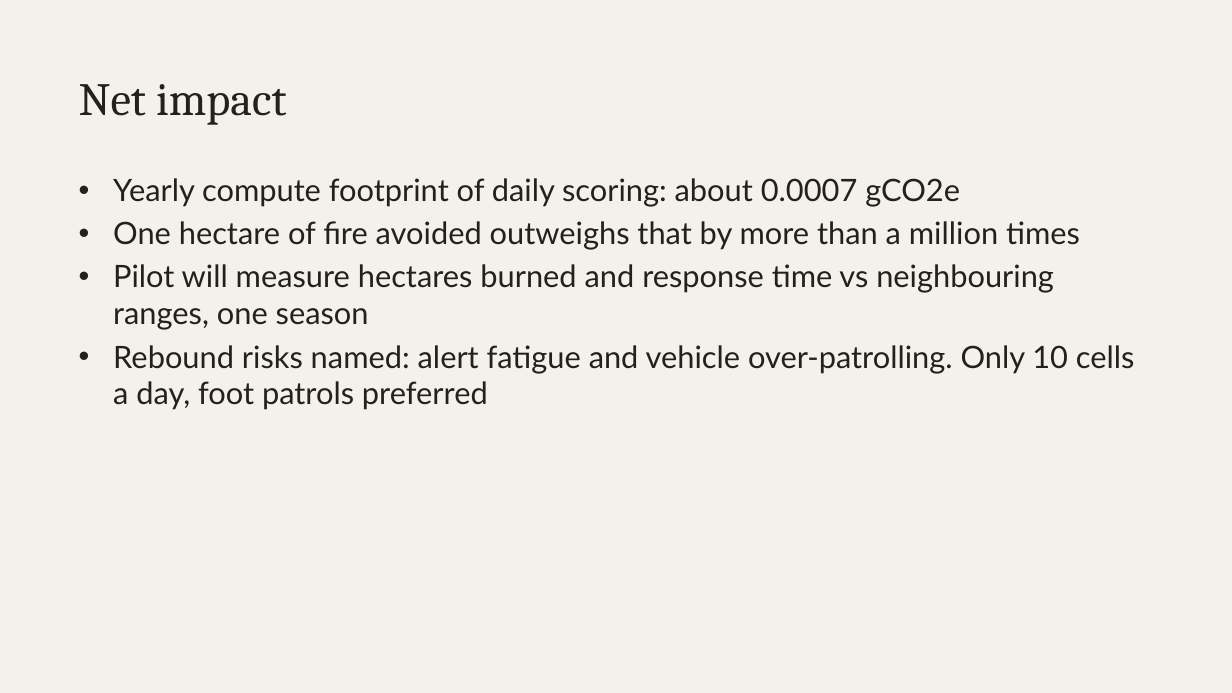
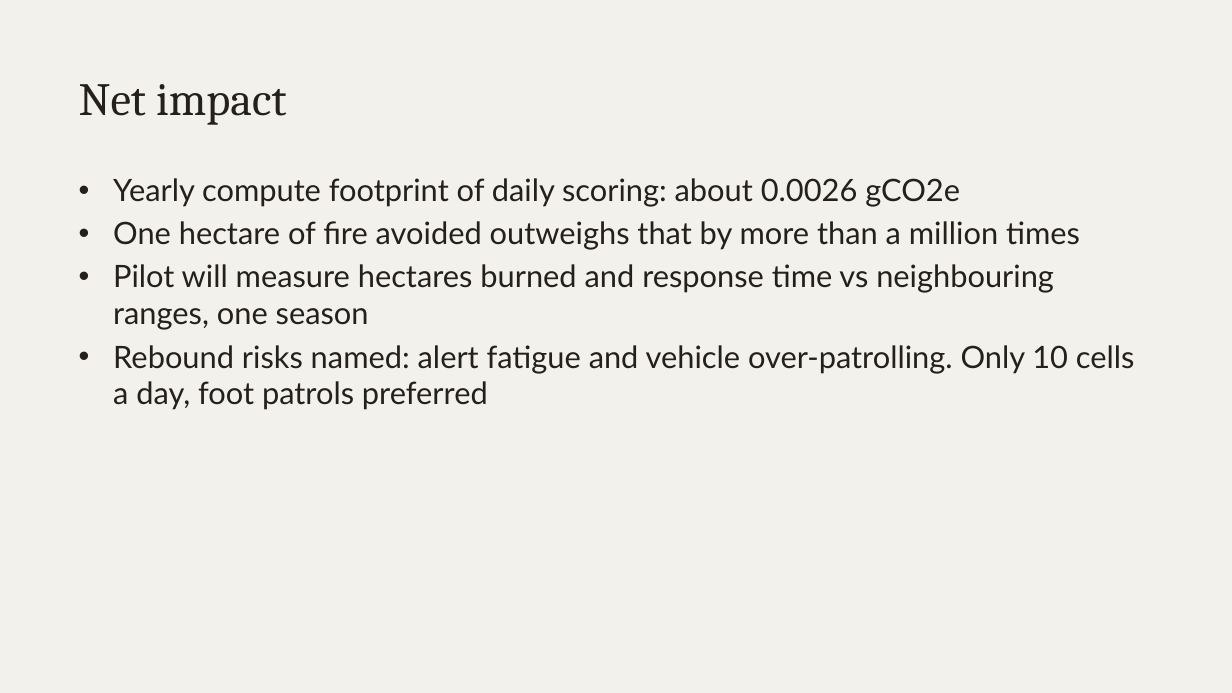
Before and after one commit to akshay-ira-2026/van-agni, a slide deck: slide 7 of submission/PITCH_DECK.pptx. Drawn at 1232x693 pixels with LibreOffice and Linux fonts; fonts in the diff are those of the drawing. Boxes give left, top, right and bottom in pixels: in the first picture for what was removed or moved away, otherwise in the second. Text is boxed around its words. In the diff, an @@ line names an element or a change of style, - is before the commit and + after.

```diff
--- a/submission/PITCH_DECK.pptx
+++ b/submission/PITCH_DECK.pptx
@@ text at <box>113,178,960,207</box>: text changed @@
-• Yearly compute footprint of daily scoring: about 0.0007 gCO2e
+• Yearly compute footprint of daily scoring: about 0.0026 gCO2e
```
Also in this commit, not shown: 3 other slides changed, 3 other files.
